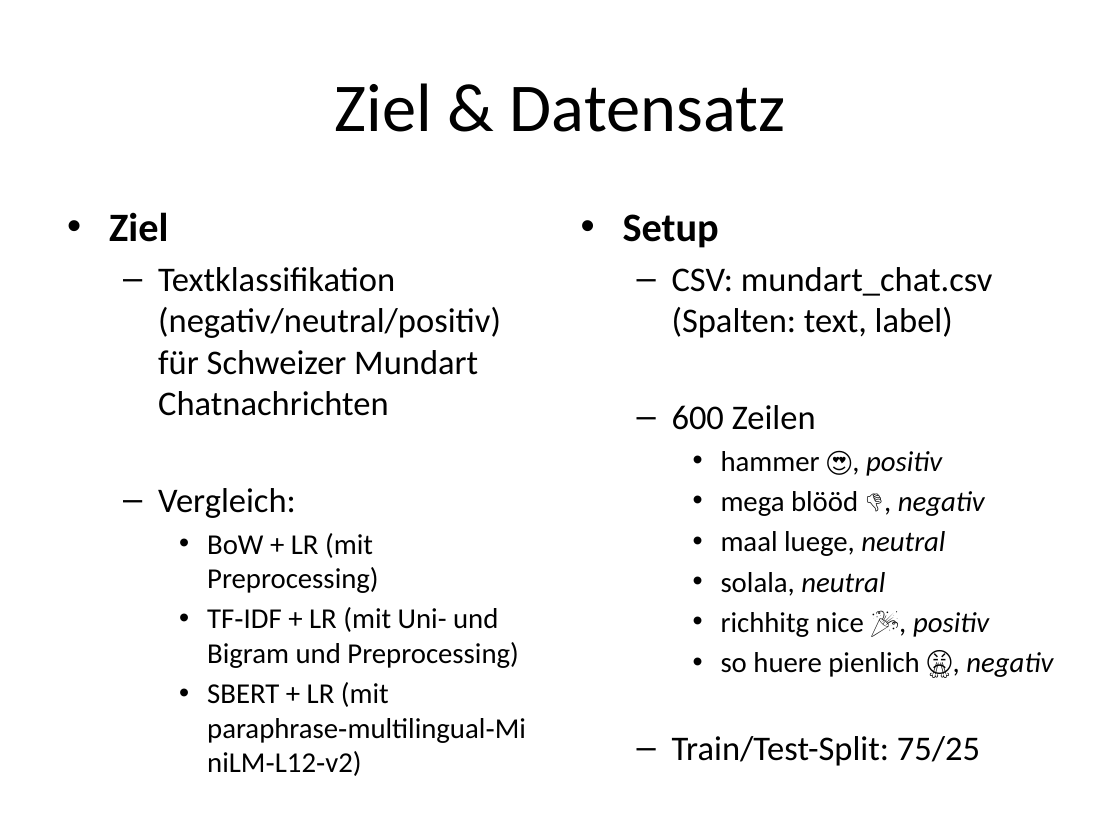
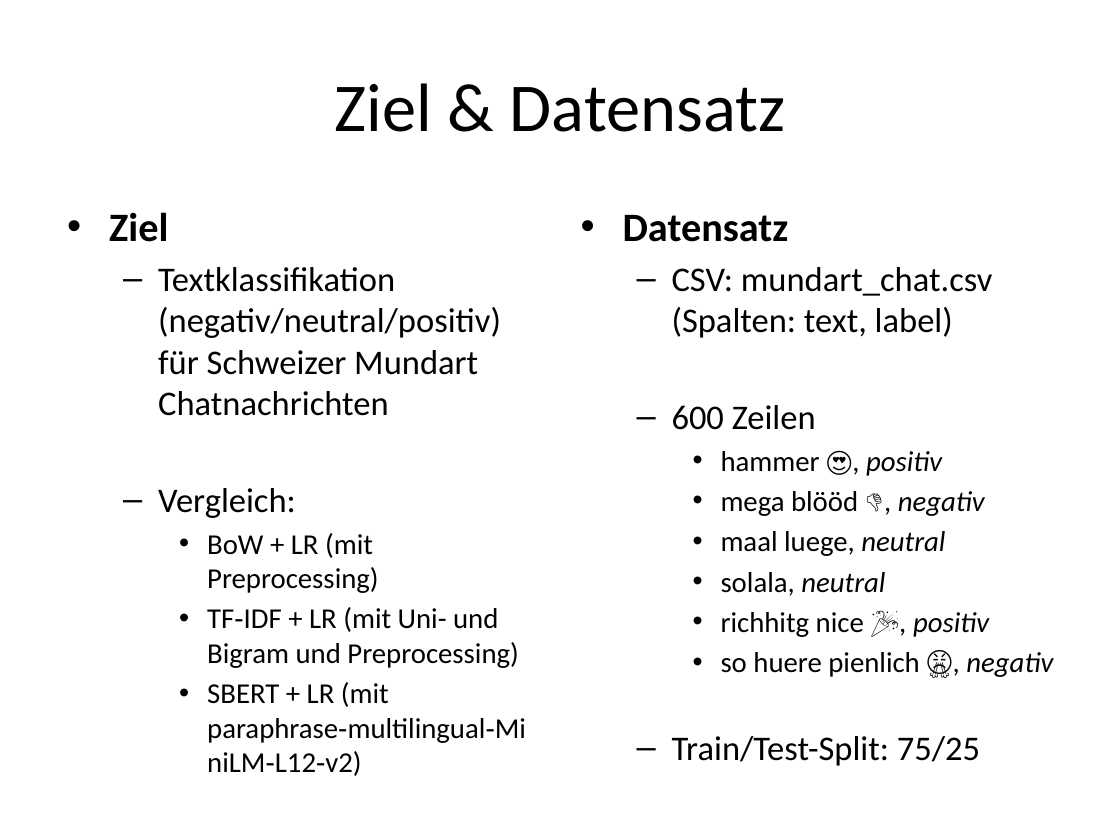
Before and after one commit to raphiweiss/Mundart-Chat-Sentiment, a slide deck: slide 4 of Zwischenpräsentation_RWeiss.pptx. Drawn at 1120x840 pixels with LibreOffice and Linux fonts; fonts in the diff are those of the drawing. Boxes give left, top, right and bottom in pixels: in the first picture for what was removed or moved away, otherwise in the second. Text is boxed around its words. In the diff, an @@ line names an element or a change of style, - is before the commit and + after.

```diff
--- a/Zwischenpräsentation_RWeiss.pptx
+++ b/Zwischenpräsentation_RWeiss.pptx
@@ text at [623,215,789,242]: text changed @@
-• Setup
+• Datensatz
```
Also in this commit, not shown: 5 other slides changed, 2 slides added, 3 other files.
